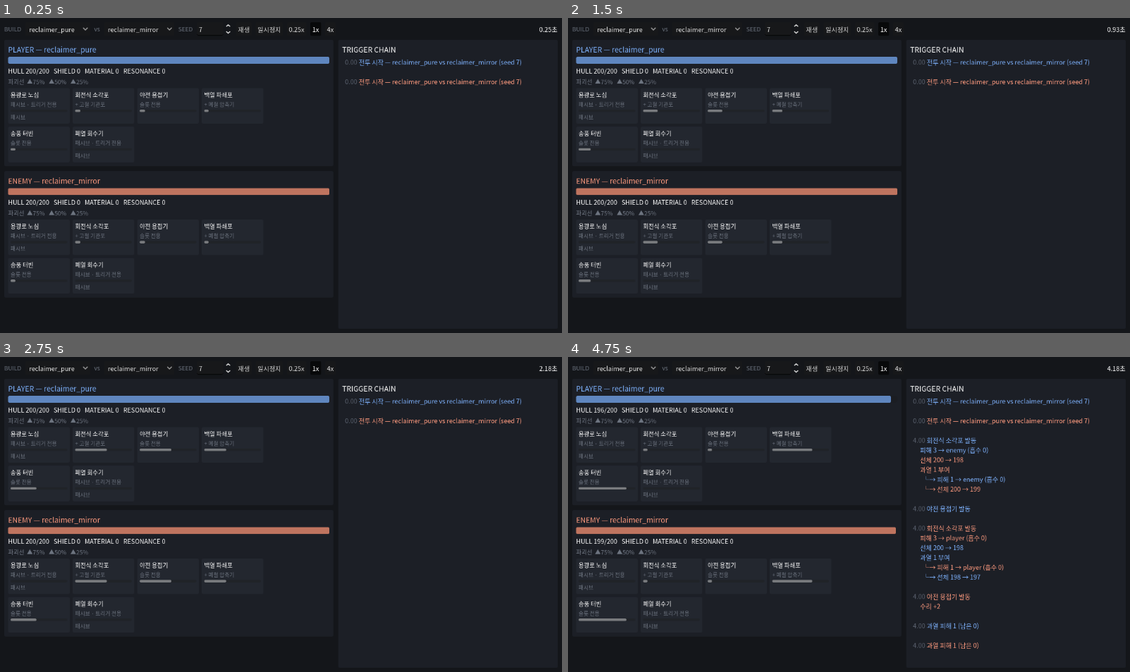
Above: before the commit, frames 1-4 (two rows, left to right).
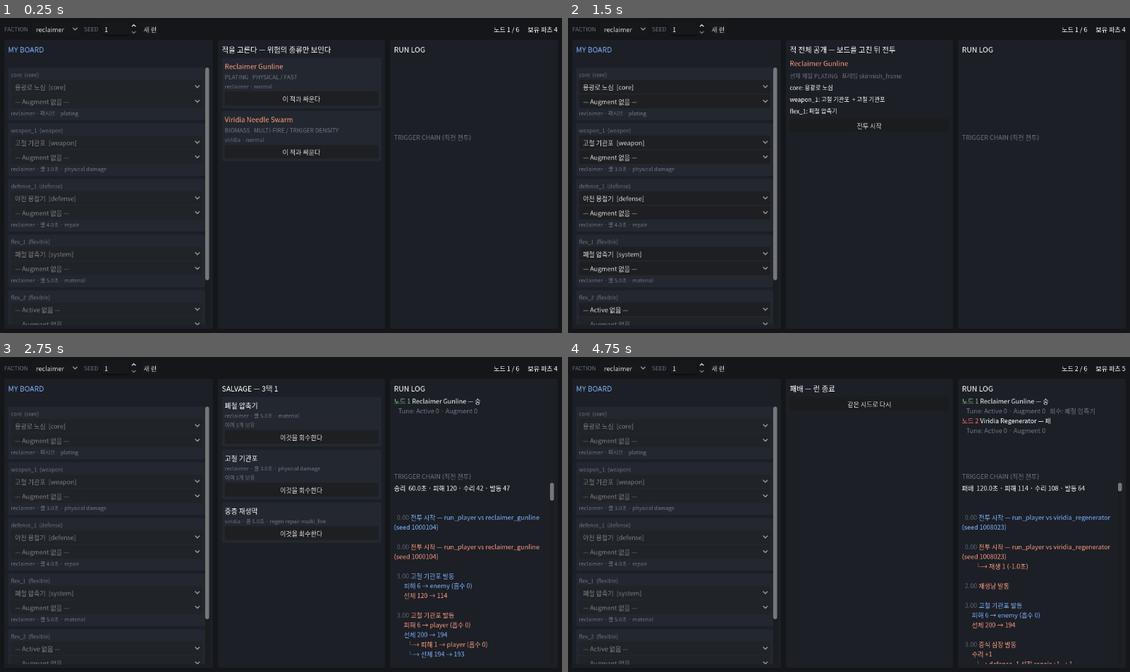
Above: after the commit, the same moments.

Repository: Dwemer02/dreadpulse
Game: Godot game, scene res://debug/run_view.tscn
Same seed, same stepped clock (60 frames per second), same inputs: the game is played once before the commit and once after it. Before the commit the project starts from res://debug/combat_view.tscn.
Inputs (mouse positions are in pixels of both pictures, inside the frame that each line leads up to):
- Up to frame 1 (0.25 s): no input
- Up to frame 2 (1.5 s): click "재생" (after the commit: "새 런") at 0.5 s; click (871, 99) at 1.25 s, where only the run after the commit has a clickable "이 적과 싸운다"
- Up to frame 3 (2.75 s): click (303, 464) at 2 s, where only the run after the commit has a clickable "전투 시작"
- Up to frame 4 (4.75 s): click (871, 435) at 2.75 s, where only the run after the commit has a clickable "이것을 회수한다"; click (871, 489) at 3.5 s, where only the run after the commit has a clickable "이 적과 싸운다"; click (871, 486) at 4.25 s, where only the run after the commit has a clickable "전투 시작"

The runs differ from the first frame. In frame 1, 8.2% of the frame differs, in the area x 0-100%, y 2-98%; in frame 2, 8.4%; in frame 3, 10%; in frame 4, 11%.

Commit message:
feat(debug): Mini Iteration 조작 화면 — 사람이 직접 런을 플레이한다
메인 씬을 res://debug/run_view.tscn으로 바꿨다. F5를 누르면 팩션·시드를 고르고
6노드를 직접 플레이할 수 있다: 적 선택(Threat Profile만) → 적 전체 공개 →
보드 Tune → 전투 → Salvage 3택1.

이 화면의 주인공은 왼쪽 보드의 드롭다운이다. 슬롯마다 Active와 Augment를 각각
고르고, 목록에는 창고에 있는 파츠 중 **그 자리에 들어갈 수 있는 것만** 나온다 —
Active는 역할이 맞아야 하고 Augment는 Core가 아니고 augment 블록이 있어야 한다.
그 외의 검증은 하지 않는다. mini_iteration.validate_board()가 곧
build_loader.assemble()이므로 규칙의 출처가 하나다.

Tune은 적을 고른 뒤에만 열린다 — 3단계 정보 공개의 3단계가 이것이다.
Augment 드롭다운은 Active가 없으면 잠긴다(숙주 없는 Augment는 존재하지 않는다).

전투는 즉시 해소하고 Trigger Chain 로그와 요약만 보여준다. 실시간 재생은
combat_view가 이미 하고, 이 화면에서 반복해야 할 것은 전투 관전이 아니라 빌드
결정이므로 전투에 시간을 쓰지 않는다. 오른쪽 RUN LOG에 노드별 승패와 Tune 수,
회수한 파츠가 쌓인다.

에디터에서 실제로 클릭해 확인했다: 노드 1 Gunline 선택 → 전체 공개 → 전투 승리
(60초 / 피해 120 / 수리 42 / 발동 47) → Salvage 3택1이 설계대로 세 종류
(적이 쓴 파츠 · 같은 팩션 · 다른 팩션)로 뜨고, 다른 팩션 파츠를 회수하니
노드 2의 flex 슬롯 드롭다운에 나타나 배치되며 조립도 통과한다.

검증: 1029 checks / 0 failures.

Co-Authored-By: Claude Opus 5 <noreply@anthropic.com>

Diff:
--- /dev/null
+++ b/debug/run_view.gd
@@ -0,0 +1,560 @@
+extends Control
+## Mini Iteration 조작 화면 — 사람이 직접 런을 플레이한다.
+##
+## 검증 질문("같은 21개 파츠로 매 런 다른 엔진을 만들고 조정하는 재미가 나는가")은
+## 사람이 조작해야만 답이 나온다. 그래서 이 화면의 주인공은 **왼쪽 보드의 드롭다운**이다.
+##
+## 설계 결정(설계 문서 §2 결정 2 = 안 B): 드래그 앤 드롭은 만들지 않는다.
+## 조립의 재미 대부분은 "무엇을 넣을지 고민하는 것"에서 오고 그 고민은 드롭다운으로도
+## 발생한다. 드래그가 없어서 재미가 없다면 그건 UI 문제이지 설계 문제가 아니다.
+##
+## 전투는 즉시 해소하고 로그를 보여준다 — 실시간 재생은
+## `debug/combat_view.tscn`이 이미 한다. 여기서 반복해야 할 것은 전투 관전이 아니라
+## 빌드 결정이므로 전투에 시간을 쓰지 않는다.
+##
+## 아키텍처: 이 씬은 `run/`의 상태 기계를 조작하고 `sim/`의 이벤트 스트림을 읽는다.
+## 규칙은 하나도 갖지 않는다 — 검증은 `mini_iteration.validate_board()`(즉
+## `build_loader.assemble()`)에 맡긴다.
+
+const K = preload("res://sim/sim_const.gd")
+const Content = preload("res://sim/content.gd")
+const Analysis = preload("res://sim/event_analysis.gd")
+const RunContent = preload("res://run/run_content.gd")
+const Inventory = preload("res://run/inventory.gd")
+const MiniIteration = preload("res://run/mini_iteration.gd")
+
+const PLAYER_COLOR := Color("7fb3ff")
+const ENEMY_COLOR := Color("ff9b7f")
+const DIM_COLOR := Color("6d7480")
+const WARN_COLOR := Color("ff6b6b")
+const GOOD_COLOR := Color("8fd694")
+
+var _catalog: RefCounted
+var _content: RefCounted
+var _it: RefCounted
+
+var _faction_pick: OptionButton
+var _seed_box: SpinBox
+var _progress: Label
+var _board_box: VBoxContainer
+var _board_error: Label
+var _phase_title: Label
+var _phase_box: VBoxContainer
+var _log_text: RichTextLabel
+var _history_text: RichTextLabel
+
+## slot_id -> {active: OptionButton, augment: OptionButton}
+var _slot_controls: Dictionary = {}
+
+
+func _ready() -> void:
+	_apply_theme()
+	_catalog = Content.load_catalog()
+	_content = RunContent.new()
+	_content.load_all()
+	_content.validate(_catalog)
+	_build_ui()
+	var problems: Array[String] = []
+	problems.append_array(_catalog.errors)
+	problems.append_array(_content.errors)
+	if not problems.is_empty():
+		_log_text.append_text("[color=#ff6b6b]콘텐츠 로드 실패[/color]\n")
+		for e: String in problems:
+			_log_text.append_text("  %s\n" % e)
+		return
+	_start_run()
+
+
+## Godot 기본 폰트에는 한글이 없다 — 두부가 뜨는 대신 시스템 폰트를 쓴다.
+func _apply_theme() -> void:
+	var font: SystemFont = SystemFont.new()
+	font.font_names = PackedStringArray([
+		"Malgun Gothic", "Noto Sans CJK KR", "Apple SD Gothic Neo", "Segoe UI",
+	])
+	var t: Theme = Theme.new()
+	t.default_font = font
+	t.default_font_size = 13
+	theme = t
+
+
+# --- UI 조립 ---
+
+func _build_ui() -> void:
+	set_anchors_and_offsets_preset(Control.PRESET_FULL_RECT)
+	var bg: ColorRect = ColorRect.new()
+	bg.color = Color("14161a")
+	bg.set_anchors_and_offsets_preset(Control.PRESET_FULL_RECT)
+	bg.mouse_filter = Control.MOUSE_FILTER_IGNORE
+	add_child(bg)
+
+	var frame: MarginContainer = MarginContainer.new()
+	frame.set_anchors_and_offsets_preset(Control.PRESET_FULL_RECT)
+	_set_margin(frame, 10)
+	add_child(frame)
+	var root: VBoxContainer = VBoxContainer.new()
+	root.add_theme_constant_override("separation", 8)
+	frame.add_child(root)
+
+	root.add_child(_build_toolbar())
+
+	var columns: HBoxContainer = HBoxContainer.new()
+	columns.add_theme_constant_override("separation", 10)
+	columns.size_flags_vertical = Control.SIZE_EXPAND_FILL
+	root.add_child(columns)
+	columns.add_child(_build_board_panel())
+	columns.add_child(_build_phase_panel())
+	columns.add_child(_build_log_panel())
+
+
+func _build_toolbar() -> Control:
+	var bar: HBoxContainer = HBoxContainer.new()
+	bar.add_theme_constant_override("separation", 8)
+
+	bar.add_child(_label("FACTION", 12, DIM_COLOR))
+	_faction_pick = OptionButton.new()
+	for faction: String in _content.faction_ids():
+		_faction_pick.add_item(faction)
+	_faction_pick.select(0)
+	bar.add_child(_faction_pick)
+
+	bar.add_child(_label("SEED", 12, DIM_COLOR))
+	_seed_box = SpinBox.new()
+	_seed_box.min_value = 1
+	_seed_box.max_value = 9999
+	_seed_box.value = 1
+	bar.add_child(_seed_box)
+
+	var start: Button = Button.new()
+	start.text = "새 런"
+	start.pressed.connect(_start_run)
+	bar.add_child(start)
+
+	_progress = _label("", 13, Color.WHITE)
+	_progress.size_flags_horizontal = Control.SIZE_EXPAND_FILL
+	_progress.horizontal_alignment = HORIZONTAL_ALIGNMENT_RIGHT
+	bar.add_child(_progress)
+	return bar
+
+
+## 왼쪽 — 내 보드. 이 화면의 주인공이다.
+func _build_board_panel() -> Control:
+	var panel: PanelContainer = PanelContainer.new()
+	panel.add_theme_stylebox_override("panel", _box(Color("1c1f26")))
+	panel.size_flags_horizontal = Control.SIZE_EXPAND_FILL
+	panel.size_flags_stretch_ratio = 1.25
+	panel.custom_minimum_size.x = 340
+
+	var outer: VBoxContainer = VBoxContainer.new()
+	outer.add_theme_constant_override("separation", 4)
+	panel.add_child(_pad(outer, 8))
+	outer.add_child(_label("MY BOARD", 15, PLAYER_COLOR))
+	_board_error = _label("", 12, WARN_COLOR)
+	_board_error.autowrap_mode = TextServer.AUTOWRAP_WORD_SMART
+	outer.add_child(_board_error)
+
+	var scroll: ScrollContainer = ScrollContainer.new()
+	scroll.size_flags_vertical = Control.SIZE_EXPAND_FILL
+	scroll.horizontal_scroll_mode = ScrollContainer.SCROLL_MODE_DISABLED
+	outer.add_child(scroll)
+	_board_box = VBoxContainer.new()
+	_board_box.add_theme_constant_override("separation", 6)
+	_board_box.size_flags_horizontal = Control.SIZE_EXPAND_FILL
+	scroll.add_child(_board_box)
+	return panel
+
+
+## 가운데 — 단계별 화면. 적 선택 / 적 공개 / Salvage / 결과가 여기 뜬다.
+func _build_phase_panel() -> Control:
+	var panel: PanelContainer = PanelContainer.new()
+	panel.add_theme_stylebox_override("panel", _box(Color("1c1f26")))
+	panel.size_flags_horizontal = Control.SIZE_EXPAND_FILL
+	panel.custom_minimum_size.x = 300
+
+	var outer: VBoxContainer = VBoxContainer.new()
+	outer.add_theme_constant_override("separation", 6)
+	panel.add_child(_pad(outer, 8))
+	_phase_title = _label("", 15, Color.WHITE)
+	outer.add_child(_phase_title)
+
+	var scroll: ScrollContainer = ScrollContainer.new()
+	scroll.size_flags_vertical = Control.SIZE_EXPAND_FILL
+	scroll.horizontal_scroll_mode = ScrollContainer.SCROLL_MODE_DISABLED
+	outer.add_child(scroll)
+	_phase_box = VBoxContainer.new()
+	_phase_box.add_theme_constant_override("separation", 6)
+	_phase_box.size_flags_horizontal = Control.SIZE_EXPAND_FILL
+	scroll.add_child(_phase_box)
+	return panel
+
+
+## 오른쪽 — 방금 전투의 Trigger Chain과 런 히스토리.
+func _build_log_panel() -> Control:
+	var panel: PanelContainer = PanelContainer.new()
+	panel.add_theme_stylebox_override("panel", _box(Color("1c1f26")))
+	panel.size_flags_horizontal = Control.SIZE_EXPAND_FILL
+	panel.custom_minimum_size.x = 330
+
+	var outer: VBoxContainer = VBoxContainer.new()
+	outer.add_theme_constant_override("separation", 4)
+	panel.add_child(_pad(outer, 8))
+
+	outer.add_child(_label("RUN LOG", 15, Color.WHITE))
+	_history_text = RichTextLabel.new()
+	_history_text.bbcode_enabled = true
+	_history_text.custom_minimum_size.y = 150
+	outer.add_child(_history_text)
+
+	outer.add_child(_label("TRIGGER CHAIN (직전 전투)", 13, DIM_COLOR))
+	_log_text = RichTextLabel.new()
+	_log_text.bbcode_enabled = true
+	_log_text.selection_enabled = true
+	_log_text.size_flags_vertical = Control.SIZE_EXPAND_FILL
+	outer.add_child(_log_text)
+	return panel
+
+
+# --- 런 진행 ---
+
+func _start_run() -> void:
+	_it = MiniIteration.new()
+	_it.setup(_catalog, _content)
+	_log_text.clear()
+	_history_text.clear()
+	if not _it.begin(_faction_pick.get_item_text(_faction_pick.selected), int(_seed_box.value)):
+		_phase_title.text = "런 시작 실패"
+		return
+	_refresh()
+
+
+func _refresh() -> void:
+	_progress.text = "노드 %d / %d      보유 파츠 %d" % [
+		mini(_it.node_index + 1, _content.node_count()), _content.node_count(),
+		_it.run.inventory.owned.size()]
+	_refresh_board()
+	_refresh_phase()
+	_refresh_history()
+
+
+# --- 보드 (Tune) ---
+
+func _refresh_board() -> void:
+	for child: Node in _board_box.get_children():
+		child.queue_free()
+	_slot_controls.clear()
+
+	# Tune은 적을 고른 뒤에만 열린다. 그 전에는 보기만 한다 —
+	# "전투 직전에 그 위험에 맞게 Tune한다"는 3단계 공개의 3단계가 이것이다.
+	var editable: bool = _it.state == "tune"
+	for slot_def: Dictionary in _frame_slots():
+		_board_box.add_child(_build_slot_row(slot_def, editable))
+
+	var problems: Array[String] = _it.validate_board()
+	_board_error.text = "" if problems.is_empty() else "조립 불가 — %s" % problems[0]
+
+
+func _build_slot_row(slot_def: Dictionary, editable: bool) -> Control:
+	var slot_id: String = str(slot_def["id"])
+	var role: String = str(slot_def["role"])
+	var card: PanelContainer = PanelContainer.new()
+	card.add_theme_stylebox_override("panel", _box(Color("23272f")))
+	var box: VBoxContainer = VBoxContainer.new()
+	box.add_theme_constant_override("separation", 2)
+	card.add_child(_pad(box, 6))
+
+	box.add_child(_label("%s  (%s)" % [slot_id, role], 11, DIM_COLOR))
+
+	var entry: Dictionary = _it.run.inventory.board.get(slot_id, {})
+	var active_uid: int = int(entry.get("active", Inventory.NONE))
+	var augment_uid: int = int(entry.get("augment", Inventory.NONE))
+
+	var active_pick: OptionButton = _build_part_picker(
+		slot_id, role, active_uid, false, editable)
+	box.add_child(active_pick)
+	# Augment는 Active가 있어야만 고를 수 있다 — 숙주 없는 Augment는 존재하지 않는다.
+	var augment_pick: OptionButton = _build_part_picker(
+		slot_id, role, augment_uid, true, editable and active_uid != Inventory.NONE)
+	box.add_child(augment_pick)
+
+	if active_uid != Inventory.NONE:
+		box.add_child(_label(_part_line(_it.run.inventory.part_id_of(active_uid)), 11, DIM_COLOR))
+
+	_slot_controls[slot_id] = {"active": active_pick, "augment": augment_pick}
+	return card
+
+
+## 이 슬롯에 넣을 수 있는 파츠 목록. 규칙은 두 가지뿐이다 —
+## Active는 역할이 맞아야 하고, Augment는 Core가 아니고 augment 블록이 있어야 한다.
+## 나머지 검증(Core 슬롯 비어 있음 등)은 assemble()이 본다.
+func _build_part_picker(slot_id: String, role: String, current_uid: int,
+		is_augment: bool, editable: bool) -> OptionButton:
+	var pick: OptionButton = OptionButton.new()
+	pick.disabled = not editable
+	pick.add_item("— %s 없음 —" % ("Augment" if is_augment else "Active"))
+	pick.set_item_metadata(0, Inventory.NONE)
+
+	var choices: Array = _it.run.inventory.unplaced()
+	if current_uid != Inventory.NONE:
+		choices = choices.duplicate()
+		choices.append({"uid": current_uid, "part_id": _it.run.inventory.part_id_of(current_uid)})
+
+	var selected: int = 0
+	for item: Dictionary in choices:
+		var pid: String = str(item["part_id"])
+		var def: Dictionary = _catalog.parts.get(pid, {})
+		if def.is_empty():
+			continue
+		if is_augment:
+			if str(def["base_role"]) == "core" or not def.has("augment"):
+				continue
+		elif not _role_fits(role, str(def["base_role"])):
+			continue
+		pick.add_item("%s  [%s]" % [str(def["name"]), str(def["base_role"])])
+		var idx: int = pick.item_count - 1
+		pick.set_item_metadata(idx, int(item["uid"]))
+		if int(item["uid"]) == current_uid:
+			selected = idx
+	pick.select(selected)
+	pick.item_selected.connect(_on_slot_changed.bind(slot_id, is_augment, pick))
+	return pick
+
+
+func _on_slot_changed(index: int, slot_id: String, is_augment: bool,
+		pick: OptionButton) -> void:
+	var uid: int = int(pick.get_item_metadata(index))
+	var entry: Dictionary = _it.run.inventory.board.get(slot_id, {})
+	var active_uid: int = int(entry.get("active", Inventory.NONE))
+	var augment_uid: int = int(entry.get("augment", Inventory.NONE))
+
+	if is_augment:
+		if active_uid != Inventory.NONE:
+			_it.run.inventory.place(slot_id, active_uid, uid)
+	elif uid == Inventory.NONE:
+		_it.run.inventory.clear(slot_id)
+	else:
+		# Active를 바꿔도 Augment는 유지한다 — 교체하는 것은 숙주뿐이다.
+		# 새 Active가 그 Augment 자리에 있던 인스턴스면 place()가 알아서 떼낸다.
+		_it.run.inventory.place(slot_id, uid, augment_uid if augment_uid != uid else Inventory.NONE)
+	_refresh()
+
+
+# --- 단계별 화면 ---
+
+func _refresh_phase() -> void:
+	for child: Node in _phase_box.get_children():
+		child.queue_free()
+	match _it.state:
+		"choose_enemy":
+			_phase_title.text = "적을 고른다 — 위험의 종류만 보인다"
+			_show_enemy_options()
+		"tune":
+			_phase_title.text = "적 전체 공개 — 보드를 고친 뒤 전투"
+			_show_reveal()
+		"salvage":
+			_phase_title.text = "SALVAGE — 3택 1"
+			_show_salvage()
+		"won":
+			_phase_title.text = "완주"
+			_phase_box.add_child(_label("6전투를 모두 이겼다.", 14, GOOD_COLOR))
+			_show_final()
+		"lost":
+			_phase_title.text = "패배 — 런 종료"
+			_show_final()
+		_:
+			_phase_title.text = "오류"
+			for e: String in _it.errors:
+				_phase_box.add_child(_label(e, 12, WARN_COLOR))
+
+
+func _show_enemy_options() -> void:
+	for option: Dictionary in _it.enemy_options():
+		var threat: Dictionary = option["threat"]
+		var card: PanelContainer = PanelContainer.new()
+		card.add_theme_stylebox_override("panel", _box(Color("23272f")))
+		var box: VBoxContainer = VBoxContainer.new()
+		box.add_theme_constant_override("separation", 2)
+		card.add_child(_pad(box, 6))
+		box.add_child(_label(str(option["name"]), 14, ENEMY_COLOR))
+		box.add_child(_label("%s   %s" % [str(threat.get("material", "?")),
+			" / ".join(threat.get("tags", []))], 12, DIM_COLOR))
+		box.add_child(_label("%s · %s" % [option["faction"], option["tier"]], 11, DIM_COLOR))
+		var pick: Button = Button.new()
+		pick.text = "이 적과 싸운다"
+		pick.pressed.connect(_on_choose.bind(str(option["id"])))
+		box.add_child(pick)
+		_phase_box.add_child(card)
+
+
+func _on_choose(id: String) -> void:
+	_it.choose_enemy(id)
+	_refresh()
+
+
+func _show_reveal() -> void:
+	var reveal: Dictionary = _it.enemy_reveal()
+	_phase_box.add_child(_label(str(reveal["name"]), 14, ENEMY_COLOR))
+	var threat: Dictionary = reveal["threat"]
+	_phase_box.add_child(_label("선체 재질 %s   프레임 %s"
+		% [str(threat.get("material", "?")), str(reveal["frame"])], 12, DIM_COLOR))
+
+	var slots: Dictionary = reveal["slots"]
+	for slot_id: String in slots:
+		var entry: Dictionary = slots[slot_id]
+		var line: String = "%s: %s" % [slot_id, _name_of(str(entry.get("part", "")))]
+		if str(entry.get("augment", "")) != "":
+			line += "  + %s" % _name_of(str(entry["augment"]))
+		_phase_box.add_child(_label(line, 12, Color.WHITE))
+
+	var problems: Array[String] = _it.validate_board()
+	var fight: Button = Button.new()
+	fight.text = "전투 시작" if problems.is_empty() else "보드를 고쳐야 한다"
+	fight.disabled = not problems.is_empty()
+	fight.pressed.connect(_on_fight)
+	_phase_box.add_child(fight)
+
+
+func _on_fight() -> void:
+	_it.fight()
+	_render_combat_log()
+	_refresh()
+
+
+func _show_salvage() -> void:
+	for pid: String in _it.offer:
+		var def: Dictionary = _catalog.parts.get(pid, {})
+		var card: PanelContainer = PanelContainer.new()
+		card.add_theme_stylebox_override("panel", _box(Color("23272f")))
+		var box: VBoxContainer = VBoxContainer.new()
+		box.add_theme_constant_override("separation", 2)
+		card.add_child(_pad(box, 6))
+		box.add_child(_label(str(def.get("name", pid)), 14, Color.WHITE))
+		box.add_child(_label(_part_line(pid), 11, DIM_COLOR))
+		var owned: int = _count_owned(pid)
+		if owned > 0:
+			box.add_child(_label("이미 %d개 보유" % owned, 11, DIM_COLOR))
+		var take: Button = Button.new()
+		take.text = "이것을 회수한다"
+		take.pressed.connect(_on_take.bind(pid))
+		box.add_child(take)
+		_phase_box.add_child(card)
+
+
+func _on_take(pid: String) -> void:
+	_it.take_salvage(pid)
+	_refresh()
+
+
+func _show_final() -> void:
+	var again: Button = Button.new()
+	again.text = "같은 시드로 다시"
+	again.pressed.connect(_start_run)
+	_phase_box.add_child(again)
+
+
+# --- 로그 ---
+
+## 방금 전투의 Trigger Chain. 같은 틱 안에서 연쇄별로 묶어 읽는다 —
+## log는 방출 순서라서 두 연쇄가 서로 끼어든다 (CLAUDE.md 이벤트 스트림 계약).
+func _render_combat_log() -> void:
+	_log_text.clear()
+	var summary: Dictionary = _it.last_summary
+	_log_text.append_text("[b]%s[/b]  %.1f초 · 피해 %d · 수리 %d · 발동 %d\n\n" % [
+		"승리" if str(summary.get("winner", "")) == "player" else "패배",
+		float(summary.get("elapsed", 0.0)), int(summary.get("damage", 0)),
+		int(summary.get("repair", 0)), int(summary.get("fires", 0))])
+
+	var last_chain: int = -1
+	for event: Dictionary in Analysis.grouped_by_chain(_it.last_log):
+		var chain_id: int = int(event.get("chain_id", 0))
+		var stamp: String = "      "
+		if chain_id != last_chain:
+			last_chain = chain_id
+			stamp = "%6.2f" % float(event["t"])
+			_log_text.append_text("\n")
+		var depth: int = int(event.get("chain_depth", 0))
+		var arrow: String = "" if depth == 0 else "%s└→ " % "  ".repeat(depth)
+		_log_text.append_text("[color=#5a616e]%s[/color] [color=#%s]%s%s[/color]\n" % [
+			stamp, _side_color(str(event.get("ship", ""))).to_html(false),
+			arrow, Analysis.describe(event)])
+
+
+func _refresh_history() -> void:
+	_history_text.clear()
+	for record: Dictionary in _it.history:
+		var tune: Dictionary = record["tune"]
+		var won: bool = str(record["winner"]) == "player"
+		_history_text.append_text("[color=#%s]노드 %d[/color] %s — %s\n" % [
+			(GOOD_COLOR if won else WARN_COLOR).to_html(false),
+			int(record["node"]) + 1, _name_of_enemy(str(record["enemy"])),
+			"승" if won else "패"])
+		_history_text.append_text("[color=#6d7480]   Tune: Active %d · Augment %d%s[/color]\n" % [
+			int(tune["active"]), int(tune["augment"]),
+			"" if str(record["taken"]) == "" else "   회수: %s" % _name_of(str(record["taken"]))])
+
+
+# --- 보조 ---
+
+func _frame_slots() -> Array:
+	return (_catalog.frames[_it.run.frame_id] as Dictionary)["slots"]
+
+func _role_fits(slot_role: String, base_role: String) -> bool:
+	return slot_role == "flexible" or slot_role == base_role
+
+func _name_of(part_id: String) -> String:
+	return str((_catalog.parts.get(part_id, {}) as Dictionary).get("name", part_id))
+
+func _name_of_enemy(enemy_id: String) -> String:
+	return str((_content.enemies.get(enemy_id, {}) as Dictionary).get("name", enemy_id))
+
+func _count_owned(part_id: String) -> int:
+	var total: int = 0
+	for pid: String in _it.run.inventory.owned_part_ids():
+		if pid == part_id:
+			total += 1
+	return total
+
+## 파츠 한 줄 설명. 키워드가 곧 설명이다 — 별도 설명 문구를 두면 파츠를 고칠 때
+## 두 곳을 고쳐야 하고 반드시 어긋난다.
+func _part_line(part_id: String) -> String:
+	var def: Dictionary = _catalog.parts.get(part_id, {})
+	if def.is_empty():
+		return ""
+	var active: Dictionary = def["active"]
+	var cooldown: String = "패시브" if not active.has("cooldown") \
+		else "쿨 %s초" % str(active["cooldown"])
+	return "%s · %s · %s" % [str(def["faction"]), cooldown,
+		" ".join(def.get("keywords", []))]
+
+func _side_color(side: String) -> Color:
+	if side == "player":
+		return PLAYER_COLOR
+	if side == "enemy":
+		return ENEMY_COLOR
+	return Color.WHITE
+
+func _label(text: String, size: int, color: Color) -> Label:
+	var l: Label = Label.new()
+	l.text = text
+	l.add_theme_font_size_override("font_size", size)
+	l.add_theme_color_override("font_color", color)
+	return l
+
+func _box(color: Color) -> StyleBoxFlat:
+	var sb: StyleBoxFlat = StyleBoxFlat.new()
+	sb.bg_color = color
+	sb.corner_radius_top_left = 3
+	sb.corner_radius_top_right = 3
+	sb.corner_radius_bottom_left = 3
+	sb.corner_radius_bottom_right = 3
+	return sb
+
+func _pad(node: Control, amount: int) -> MarginContainer:
+	var wrapper: MarginContainer = MarginContainer.new()
+	_set_margin(wrapper, amount)
+	wrapper.size_flags_horizontal = Control.SIZE_EXPAND_FILL
+	wrapper.size_flags_vertical = Control.SIZE_EXPAND_FILL
+	wrapper.add_child(node)
+	return wrapper
+
+func _set_margin(node: Control, amount: int) -> void:
+	for side: String in ["left", "right", "top", "bottom"]:
+		node.add_theme_constant_override("margin_%s" % side, amount)
--- /dev/null
+++ b/debug/run_view.tscn
@@ -0,0 +1,12 @@
+[gd_scene load_steps=2 format=3]
+
+[ext_resource type="Script" path="res://debug/run_view.gd" id="1_runview"]
+
+[node name="RunView" type="Control"]
+layout_mode = 3
+anchors_preset = 15
+anchor_right = 1.0
+anchor_bottom = 1.0
+grow_horizontal = 2
+grow_vertical = 2
+script = ExtResource("1_runview")
--- a/project.godot
+++ b/project.godot
@@ -11,7 +11,7 @@
 [application]
 
 config/name="The First Divergence"
-run/main_scene="res://debug/combat_view.tscn"
+run/main_scene="res://debug/run_view.tscn"
 config/features=PackedStringArray("4.7", "Forward Plus")
 config/icon="res://icon.svg"
 
Not shown, added: debug/run_view.gd.uid
Not shown, added: run/autopilot.gd.uid
Not shown, added: run/inventory.gd.uid
Not shown, added: run/mini_iteration.gd.uid
Not shown, added: run/run_content.gd.uid
Not shown, added: run/run_state.gd.uid
Not shown, added: run/salvage.gd.uid
Not shown, added: tests/run_mini.gd.uid
Not shown, added: tests/unit/test_run_layer.gd.uid
Not shown, changed: AGENTS.md
Not shown, changed: CLAUDE.md
Not shown, changed: docs/superpowers/specs/2026-09-02-mini-iteration-design.md
